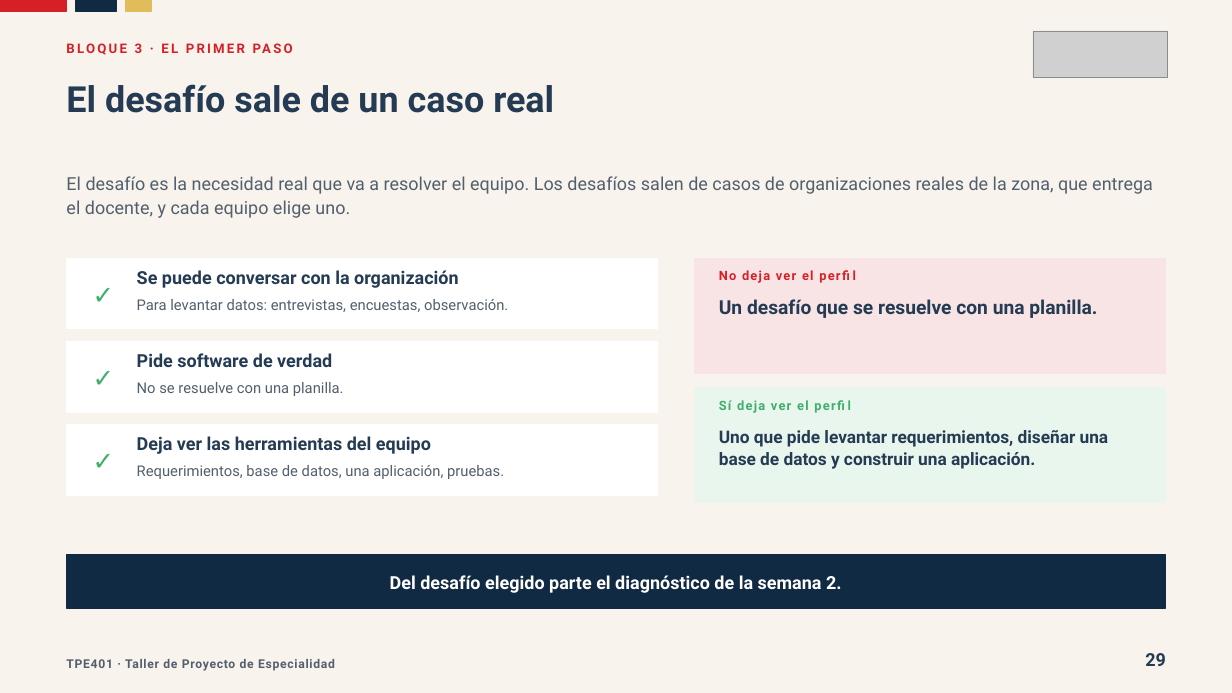
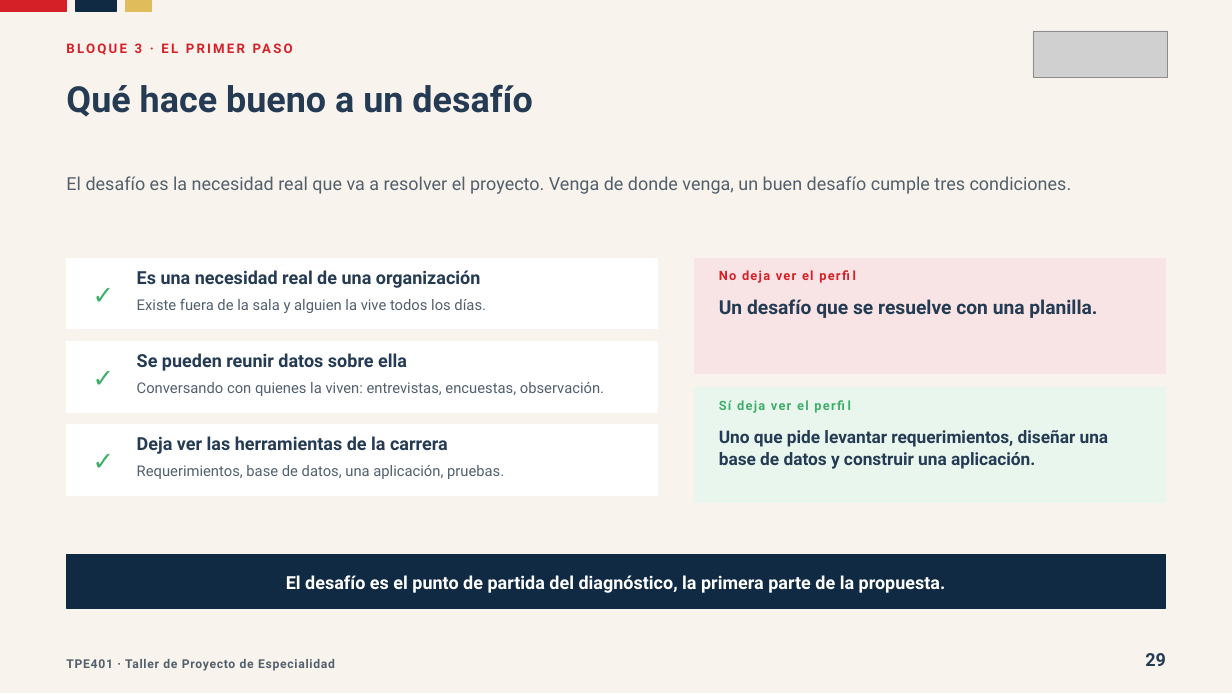
Before and after one commit to Dieg0Code/tpe401-taller-de-proyecto-de-especialidad, a slide deck: slide 29 of clases/semana-01/01/ppt/Clase-01-Un-Software-Para-Alguien-Real.pptx. Drawn at 1232x693 pixels with LibreOffice and Linux fonts; fonts in the diff are those of the drawing; grey boxes stand for pictures. Boxes give left, top, right and bottom in pixels: in the first picture for what was removed or moved away, otherwise in the second. Text is boxed around its words. In the diff, an @@ line names an element or a change of style, - is before the commit and + after.

```diff
--- a/clases/semana-01/01/ppt/Clase-01-Un-Software-Para-Alguien-Real.pptx
+++ b/clases/semana-01/01/ppt/Clase-01-Un-Software-Para-Alguien-Real.pptx
@@ text at [66, 84, 532, 117]: text changed @@
-El desafío sale de un caso real
+Qué hace bueno a un desafío
@@ text at [66, 176, 1072, 194]: text changed @@
-El desafío es la necesidad real que va a resolver el equipo. Los desafíos salen de casos de organizaciones reales de la zona, que entrega el docente, y cada equipo elige uno.
+El desafío es la necesidad real que va a resolver el proyecto. Venga de donde venga, un buen desafío cumple tres condiciones.
@@ text at [137, 270, 481, 288]: text changed @@
-Se puede conversar con la organización
+Es una necesidad real de una organización
@@ text at [137, 299, 486, 313]: text changed @@
-Para levantar datos: entrevistas, encuestas, observación.
+Existe fuera de la sala y alguien la vive todos los días.
@@ text at [137, 353, 407, 371]: text changed @@
-Pide software de verdad
+Se pueden reunir datos sobre ella
@@ text at [137, 382, 604, 396]: text changed @@
-No se resuelve con una planilla.
+Conversando con quienes la viven: entrevistas, encuestas, observación.
@@ text at [137, 436, 448, 454]: text changed @@
-Deja ver las herramientas del equipo
+Deja ver las herramientas de la carrera
@@ text at [286, 575, 946, 593]: text changed @@
-Del desafío elegido parte el diagnóstico de la semana 2.
+El desafío es el punto de partida del diagnóstico, la primera parte de la propuesta.
```
Also in this commit, not shown: 5 other slides changed, 3 other files.
